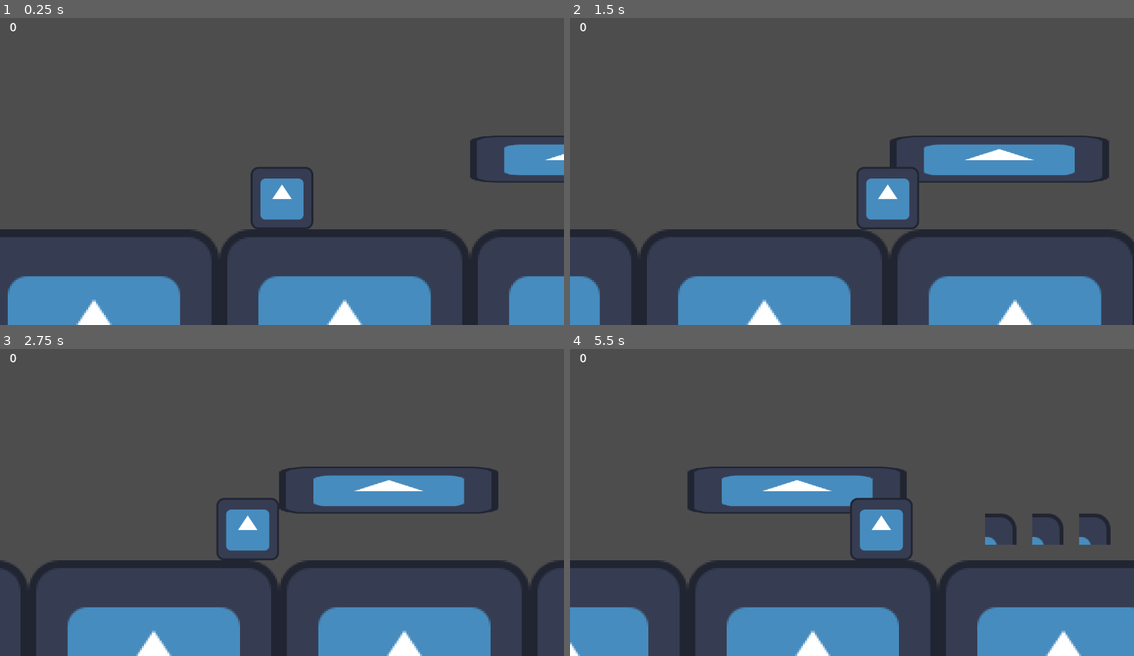
Above: before the commit, frames 1-4 (two rows, left to right).
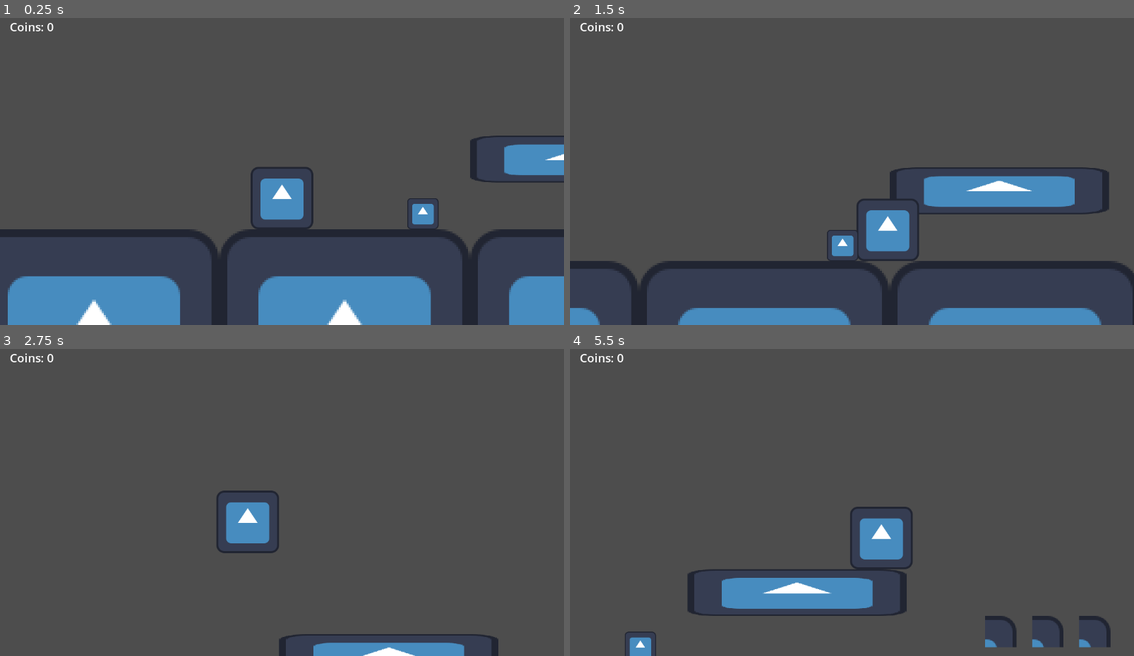
Above: after the commit, the same moments.

Repository: LEGOKOALA/MoonShot-Project
Game: Godot game, scene res://Scenes/Game.tscn
Two runs of this game, one before a commit and one after it. Both use one fixed random seed, a clock stepped at 60 frames per second and the inputs below. The engine's default icon, where the game draws it, is replaced by a stand-in: a white triangle on a blue panel in a dark square.
Inputs:
- Up to frame 1 (0.25 s): no input
- Up to frame 2 (1.5 s): tap Enter at 0.5 s; hold E (heal, bound only after the commit) 0.53-1.28 s; hold Right (ui_right) from 0.53 s (still down); tap W (jump, bound only after the commit) at 0.77, 0.8, 1.07, 1.35 s
- Up to frame 3 (2.75 s): tap W (jump, bound only after the commit) at 1.52, 1.82, 2.3 s; tap E (heal, bound only after the commit) at 1.55 s; release Right (ui_right) at 2.03 s; hold Left (ui_left) from 2.03 s (still down); hold E (heal, bound only after the commit) from 2.03 s (still down)
- Up to frame 4 (5.5 s): release Left (ui_left) at 2.78 s; release E (heal, bound only after the commit) at 2.78 s; hold Right (ui_right) 2.78-4.28 s; tap Alt at 2.85 s; tap W (jump, bound only after the commit) at 3.02, 3.32, 3.77, 3.8, 4.07, 4.52, 4.82, 5.1 s; tap E (heal, bound only after the commit) at 3.05, 4.35 s; tap Shift at 3.6 s; hold Left (ui_left) 4.28-5.03 s; hold Right (ui_right) from 5.03 s (still down)

The runs differ from the first frame. In frame 1, 0.4% of the frame differs, in the area x 1-78%, y 1-69%; in frame 2, 21%; in frame 3, 18%; in frame 4, 23%, in the area x 0-100%, y 1-100%.

Commit message:
s

Diff:
--- /dev/null
+++ b/moonshot-project/Scenes/Checkpoint.tscn
@@ -0,0 +1,21 @@
+[gd_scene load_steps=4 format=3 uid="uid://416rrdvoibsc"]
+
+[ext_resource type="Script" uid="uid://c5nxqsoqj2y3p" path="res://Scripts/Checkpoint.gd" id="1_2cwi7"]
+[ext_resource type="Texture2D" uid="uid://cbq3714vwdgqa" path="res://Assets/icon.svg" id="1_lbcco"]
+
+[sub_resource type="CircleShape2D" id="CircleShape2D_2cwi7"]
+radius = 8.0
+
+[node name="Checkpoint" type="Area2D"]
+script = ExtResource("1_2cwi7")
+
+[node name="Sprite2D" type="Sprite2D" parent="."]
+z_index = 10
+position = Vector2(3.57628e-07, 3.57628e-07)
+scale = Vector2(0.125, 0.125)
+texture = ExtResource("1_lbcco")
+
+[node name="CollisionShape2D" type="CollisionShape2D" parent="."]
+shape = SubResource("CircleShape2D_2cwi7")
+
+[connection signal="body_entered" from="." to="." method="_on_body_entered"]
--- /dev/null
+++ b/moonshot-project/Scenes/EnergyGoop.tscn
@@ -0,0 +1,18 @@
+[gd_scene load_steps=4 format=3 uid="uid://blt2sliagp3ul"]
+
+[ext_resource type="Script" uid="uid://dm2mhkr5wuhy5" path="res://Scripts/EnergyGoop.gd" id="1_d0j5t"]
+[ext_resource type="Texture2D" uid="uid://c1xswn3bxerkr" path="res://Assets/Urple.png" id="1_pbtpn"]
+
+[sub_resource type="RectangleShape2D" id="RectangleShape2D_d0j5t"]
+
+[node name="Area2D" type="Area2D"]
+script = ExtResource("1_d0j5t")
+
+[node name="Sprite2D" type="Sprite2D" parent="."]
+scale = Vector2(0.0733333, 0.0733333)
+texture = ExtResource("1_pbtpn")
+
+[node name="CollisionShape2D" type="CollisionShape2D" parent="."]
+shape = SubResource("RectangleShape2D_d0j5t")
+
+[connection signal="body_entered" from="." to="." method="_on_body_entered"]
--- a/moonshot-project/Scenes/Game.tscn
+++ b/moonshot-project/Scenes/Game.tscn
@@ -1,11 +1,13 @@
-[gd_scene load_steps=13 format=4 uid="uid://b43etndv5yvj0"]
+[gd_scene load_steps=15 format=4 uid="uid://b43etndv5yvj0"]
 
 [ext_resource type="Texture2D" uid="uid://cbq3714vwdgqa" path="res://Assets/icon.svg" id="1_gl6un"]
 [ext_resource type="PackedScene" uid="uid://f363hv2ogksw" path="res://Scenes/Character.tscn" id="1_iukft"]
 [ext_resource type="PackedScene" uid="uid://1gaeoivf66th" path="res://Scenes/platform.tscn" id="2_j5yw3"]
 [ext_resource type="PackedScene" uid="uid://c3lsoh8kl35rt" path="res://Scenes/Coin.tscn" id="4_kldst"]
 [ext_resource type="PackedScene" uid="uid://d1ubf7qmmuay1" path="res://Scenes/killzone.tscn" id="5_b2bpf"]
-[ext_resource type="Script" uid="uid://k71ks5cbs5g3" path="res://Scenes/ui.gd" id="6_7lihs"]
+[ext_resource type="Script" uid="uid://k71ks5cbs5g3" path="res://Scripts/ui.gd" id="6_7lihs"]
+[ext_resource type="Script" uid="uid://c7k0rh4h8k107" path="res://Scripts/CoinLabel.gd" id="7_fgofq"]
+[ext_resource type="PackedScene" uid="uid://416rrdvoibsc" path="res://Scenes/Checkpoint.tscn" id="8_2irst"]
 
 [sub_resource type="TileSetAtlasSource" id="TileSetAtlasSource_j5yw3"]
 texture = ExtResource("1_gl6un")
@@ -240,3 +242,15 @@
 offset_bottom = 54.0
 theme_override_font_sizes/font_size = 24
 text = "Coins: 0"
+script = ExtResource("7_fgofq")
+
+[node name="HealthBar" type="TextureProgressBar" parent="UI"]
+offset_right = 40.0
+offset_bottom = 40.0
+
+[node name="GoopBar" type="TextureProgressBar" parent="UI"]
+offset_right = 40.0
+offset_bottom = 40.0
+
+[node name="Checkpoint" parent="." instance=ExtResource("8_2irst")]
+position = Vector2(-8, -8)
--- a/moonshot-project/Scenes/ui.gd
+++ /dev/null
@@ -1,22 +0,0 @@
-extends CanvasLayer
-
-# Reference to the Label
-@onready var coin_label: Label = $CoinLabel
-
-# Current number of coins
-var coins: int = 0
-
-func _ready():
-	update_coin_label()
-
-# Call this function whenever the player collects coins
-func add_coins(amount: int) -> void:
-	coins += amount
-	update_coin_label()
-
-func remove_coins(amount: int) -> void:
-	coins = max(coins - amount, 0)
-	update_coin_label()
-
-func update_coin_label() -> void:
-	coin_label.text = str(coins)
--- /dev/null
+++ b/moonshot-project/Scripts/Checkpoint.gd
@@ -0,0 +1,6 @@
+extends Area2D
+
+func _on_body_entered(body):
+	if body.name == "Character":
+		GameManager.set_checkpoint(body.global_position)
+		print("Checkpoint set at: ", body.global_position)
--- /dev/null
+++ b/moonshot-project/Scripts/CoinLabel.gd
@@ -0,0 +1,4 @@
+extends Label
+
+func _process(delta):
+	text = "Coins: " + str(GameManager.coins)
--- /dev/null
+++ b/moonshot-project/Scripts/EnergyGoop.gd
@@ -0,0 +1,7 @@
+extends Area2D
+@export var energy_amount := 0.1  # small increments per pickup
+
+func _on_body_entered(body):
+	if body.name == "Character":
+		body.collect_energy(energy_amount)
+		queue_free()
--- /dev/null
+++ b/moonshot-project/Scripts/GameManager.gd
@@ -0,0 +1,25 @@
+extends Node
+
+var coins := 0
+var checkpoint_position: Vector2 = Vector2.ZERO
+@onready var ui = $"../UI"
+
+# --- COINS ---
+func add_coin() -> void:
+	coins += 1
+	print("💰 Coins:", coins)
+	ui.add_coins(1)
+
+# --- CHECKPOINT ---
+func set_checkpoint(pos: Vector2) -> void:
+	checkpoint_position = pos
+
+# --- UI UPDATES ---
+func update_ui_health(current: int, max_value: int) -> void:
+	ui.update_health_bar(current, max_value)
+
+func update_ui_goop(current: float, max_value: float) -> void:
+	ui.update_goop_bar(current, max_value)
+
+func player_died() -> void:
+	print("☠️ Player died! Handle respawn here.")
--- a/moonshot-project/Scripts/character.gd
+++ b/moonshot-project/Scripts/character.gd
@@ -1,37 +1,84 @@
 extends CharacterBody2D
 
-
+# --- CONSTANTS ---
 const SPEED = 100.0
 const JUMP_VELOCITY = -300.0
+
+# --- NODES ---
 @onready var animated_sprite: AnimatedSprite2D = $AnimatedSprite2D
 
+# --- HEALTH ---
+@export var max_health := 5
+var current_health := max_health
 
-func _physics_process(delta: float) -> void:
-	# Add the gravity.
+# --- GOOP ---
+@export var max_goop := 100.0
+@export var heal_cost := max_goop / 3.0
+var current_goop := 0.0
+var can_heal := true
+
+# --- MAIN LOOP ---
+func _physics_process(_delta: float) -> void:
 	if not is_on_floor():
-		velocity += get_gravity() * delta
+		velocity += get_gravity() * _delta
 
-	# Handle jump.
-	if Input.is_action_just_pressed("ui_up") and is_on_floor():
+	if Input.is_action_just_pressed("jump") and is_on_floor():
 		velocity.y = JUMP_VELOCITY
 
-	# Get the input direction and handle the movement/deceleration.
-	var direction := Input.get_axis("ui_left", "ui_right")
+	var direction := 0
+	if Input.is_action_pressed("move_right"):
+		direction += 1
+	if Input.is_action_pressed("move_left"):
+		direction -= 1
 
-	# Flip the sprite
-	if direction > 0:
-		animated_sprite.flip_h = false
-	elif direction < 0:
-		animated_sprite.flip_h = true
-
-	# Play animations
-	if direction == 0:
-		animated_sprite.play("Idle")
-
-	# Apply movement
-	if direction:
+	if direction != 0:
 		velocity.x = direction * SPEED
+		animated_sprite.flip_h = direction < 0
+		animated_sprite.play("Run")
 	else:
 		velocity.x = move_toward(velocity.x, 0, SPEED)
+		if is_on_floor():
+			animated_sprite.play("Idle")
 
 	move_and_slide()
+
+	# Healing
+	if Input.is_action_pressed("heal"):
+		handle_healing(_delta)
+
+# --- HEALING ---
+func handle_healing(_delta: float) -> void:
+	if can_heal and current_health < max_health and current_goop >= heal_cost:
+		can_heal = false
+		perform_heal()
+		await get_tree().create_timer(1.0).timeout
+		can_heal = true
+
+func perform_heal() -> void:
+	current_goop -= heal_cost
+	current_health += 1
+	current_health = clamp(current_health, 0, max_health)
+	current_goop = clamp(current_goop, 0, max_goop)
+	print("💊 Healed! Health:", current_health, "/", max_health, "| Goop:", current_goop, "/", max_goop)
+	GameManager.update_ui_health(current_health, max_health)
+	GameManager.update_ui_goop(current_goop, max_goop)
+
+# --- DAMAGE ---
+func take_damage(amount: int) -> void:
+	current_health -= amount
+	if current_health <= 0:
+		die()
+	else:
+		print("💢 Damage taken! Health:", current_health, "/", max_health)
+		GameManager.update_ui_health(current_health, max_health)
+
+# --- GOOP COLLECTION ---
+func add_goop(amount: float) -> void:
+	current_goop = clamp(current_goop + amount, 0, max_goop)
+	print("🧪 Goop:", current_goop, "/", max_goop)
+	GameManager.update_ui_goop(current_goop, max_goop)
+
+# --- DEATH ---
+func die() -> void:
+	print("☠️ You Died!")
+	GameManager.player_died()
--- a/moonshot-project/Scripts/coin.gd
+++ b/moonshot-project/Scripts/coin.gd
@@ -1,9 +1,6 @@
 extends Area2D
-
-# Signal to notify coin collected
-signal collected
 
 func _on_body_entered(body: Node2D) -> void:
 	if body.name == "Character":
-		emit_signal("collected")
+		GameManager.add_coin()
 		queue_free()
--- a/moonshot-project/Scripts/killzone.gd
+++ b/moonshot-project/Scripts/killzone.gd
@@ -3,3 +3,5 @@
 func _on_body_entered(body: Node2D) -> void:
 	if body.name == "Character":
 		print("You Died")
+		body.global_position = GameManager.checkpoint_position
+		body.velocity = Vector2.ZERO
--- /dev/null
+++ b/moonshot-project/Scripts/ui.gd
@@ -0,0 +1,36 @@
+extends CanvasLayer
+
+# --- NODES ---
+@onready var coin_label: Label = $CoinLabel
+@onready var health_bar: TextureProgressBar = $HealthBar
+@onready var goop_bar: TextureProgressBar = $GoopBar
+
+# --- VARIABLES ---
+var coins: int = 0
+
+func _ready() -> void:
+	update_coin_label()
+	update_health_bar(5, 5)
+	update_goop_bar(0, 100)
+
+# --- COINS ---
+func add_coins(amount: int) -> void:
+	coins += amount
+	update_coin_label()
+
+func remove_coins(amount: int) -> void:
+	coins = max(coins - amount, 0)
+	update_coin_label()
+
+func update_coin_label() -> void:
+	coin_label.text = "Coins: " + str(coins)
+
+# --- HEALTH BAR ---
+func update_health_bar(current: int, max_value: int) -> void:
+	health_bar.max_value = max_value
+	health_bar.value = current
+
+# --- GOOP BAR ---
+func update_goop_bar(current: float, max_value: float) -> void:
+	goop_bar.max_value = max_value
+	goop_bar.value = current
--- a/moonshot-project/project.godot
+++ b/moonshot-project/project.godot
@@ -15,9 +15,51 @@
 config/features=PackedStringArray("4.4", "GL Compatibility")
 config/icon="res://Assets/icon.svg"
 
+[autoload]
+
+GameManager="*res://Scripts/GameManager.gd"
+
 [editor_plugins]
 
 enabled=PackedStringArray("res://addons/godot_super-wakatime/plugin.cfg")
+
+[input]
+
+heal={
+"deadzone": 0.2,
+"events": [Object(InputEventKey,"resource_local_to_scene":false,"resource_name":"","device":-1,"window_id":0,"alt_pressed":false,"shift_pressed":false,"ctrl_pressed":false,"meta_pressed":false,"pressed":false,"keycode":0,"physical_keycode":69,"key_label":0,"unicode":101,"location":0,"echo":false,"script":null)
+]
+}
+move_left={
+"deadzone": 0.2,
+"events": [Object(InputEventKey,"resource_local_to_scene":false,"resource_name":"","device":-1,"window_id":0,"alt_pressed":false,"shift_pressed":false,"ctrl_pressed":false,"meta_pressed":false,"pressed":false,"keycode":0,"physical_keycode":65,"key_label":0,"unicode":97,"location":0,"echo":false,"script":null)
+, Object(InputEventKey,"resource_local_to_scene":false,"resource_name":"","device":-1,"window_id":0,"alt_pressed":false,"shift_pressed":false,"ctrl_pressed":false,"meta_pressed":false,"pressed":false,"keycode":0,"physical_keycode":4194319,"key_label":0,"unicode":0,"location":0,"echo":false,"script":null)
+]
+}
+move_right={
+"deadzone": 0.2,
+"events": [Object(InputEventKey,"resource_local_to_scene":false,"resource_name":"","device":-1,"window_id":0,"alt_pressed":false,"shift_pressed":false,"ctrl_pressed":false,"meta_pressed":false,"pressed":false,"keycode":0,"physical_keycode":68,"key_label":0,"unicode":100,"location":0,"echo":false,"script":null)
+, Object(InputEventKey,"resource_local_to_scene":false,"resource_name":"","device":-1,"window_id":0,"alt_pressed":false,"shift_pressed":false,"ctrl_pressed":false,"meta_pressed":false,"pressed":false,"keycode":0,"physical_keycode":4194321,"key_label":0,"unicode":0,"location":0,"echo":false,"script":null)
+]
+}
+jump={
+"deadzone": 0.2,
+"events": [Object(InputEventKey,"resource_local_to_scene":false,"resource_name":"","device":-1,"window_id":0,"alt_pressed":false,"shift_pressed":false,"ctrl_pressed":false,"meta_pressed":false,"pressed":false,"keycode":0,"physical_keycode":87,"key_label":0,"unicode":119,"location":0,"echo":false,"script":null)
+, Object(InputEventKey,"resource_local_to_scene":false,"resource_name":"","device":-1,"window_id":0,"alt_pressed":false,"shift_pressed":false,"ctrl_pressed":false,"meta_pressed":false,"pressed":false,"keycode":0,"physical_keycode":4194320,"key_label":0,"unicode":0,"location":0,"echo":false,"script":null)
+, Object(InputEventKey,"resource_local_to_scene":false,"resource_name":"","device":-1,"window_id":0,"alt_pressed":false,"shift_pressed":false,"ctrl_pressed":false,"meta_pressed":false,"pressed":false,"keycode":0,"physical_keycode":32,"key_label":0,"unicode":32,"location":0,"echo":false,"script":null)
+]
+}
+interact={
+"deadzone": 0.2,
+"events": [Object(InputEventKey,"resource_local_to_scene":false,"resource_name":"","device":-1,"window_id":0,"alt_pressed":false,"shift_pressed":false,"ctrl_pressed":false,"meta_pressed":false,"pressed":false,"keycode":0,"physical_keycode":70,"key_label":0,"unicode":102,"location":0,"echo":false,"script":null)
+]
+}
+attack={
+"deadzone": 0.2,
+"events": [Object(InputEventKey,"resource_local_to_scene":false,"resource_name":"","device":-1,"window_id":0,"alt_pressed":false,"shift_pressed":false,"ctrl_pressed":false,"meta_pressed":false,"pressed":false,"keycode":0,"physical_keycode":74,"key_label":0,"unicode":106,"location":0,"echo":false,"script":null)
+, Object(InputEventMouseButton,"resource_local_to_scene":false,"resource_name":"","device":-1,"window_id":0,"alt_pressed":false,"shift_pressed":false,"ctrl_pressed":false,"meta_pressed":false,"button_mask":1,"position":Vector2(873, 48),"global_position":Vector2(892, 144),"factor":1.0,"button_index":1,"canceled":false,"pressed":true,"double_click":false,"script":null)
+]
+}
 
 [rendering]
 
Binary file added: moonshot-project/Assets/Urple.png
Not shown, added: moonshot-project/Assets/Urple.png.import
Not shown, added: moonshot-project/Scripts/Checkpoint.gd.uid
Not shown, added: moonshot-project/Scripts/CoinLabel.gd.uid
Not shown, added: moonshot-project/Scripts/EnergyGoop.gd.uid
Not shown, added: moonshot-project/Scripts/GameManager.gd.uid
Renamed: moonshot-project/Scenes/coin_label.gd -> moonshot-project/Scripts/coin_label.gd
Renamed: moonshot-project/Scenes/coin_label.gd.uid -> moonshot-project/Scripts/coin_label.gd.uid
Renamed: moonshot-project/Scenes/ui.gd.uid -> moonshot-project/Scripts/ui.gd.uid
